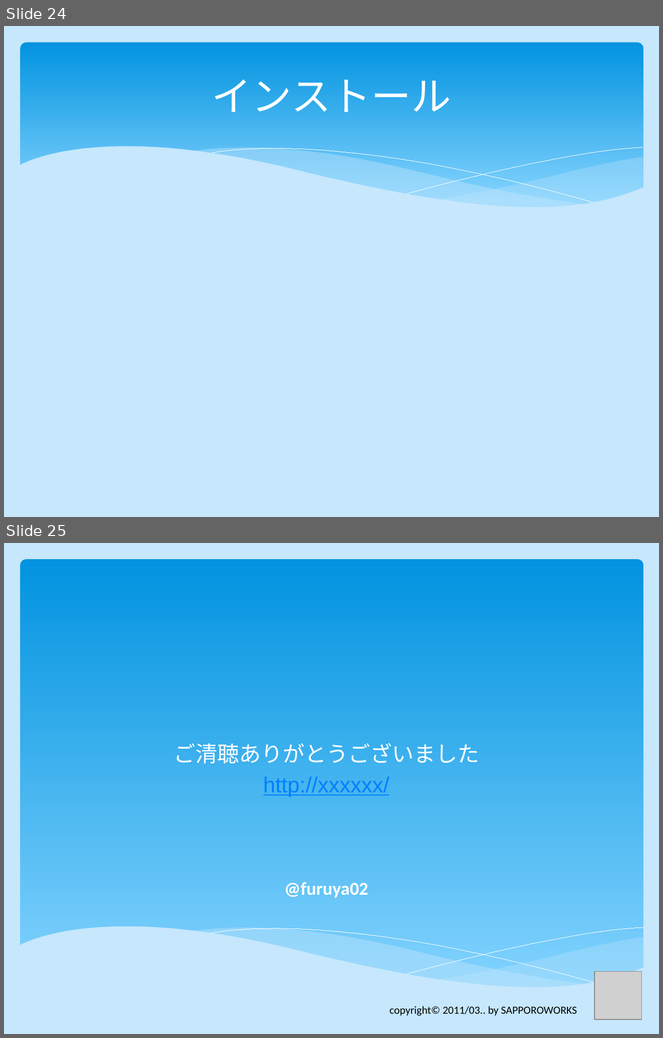
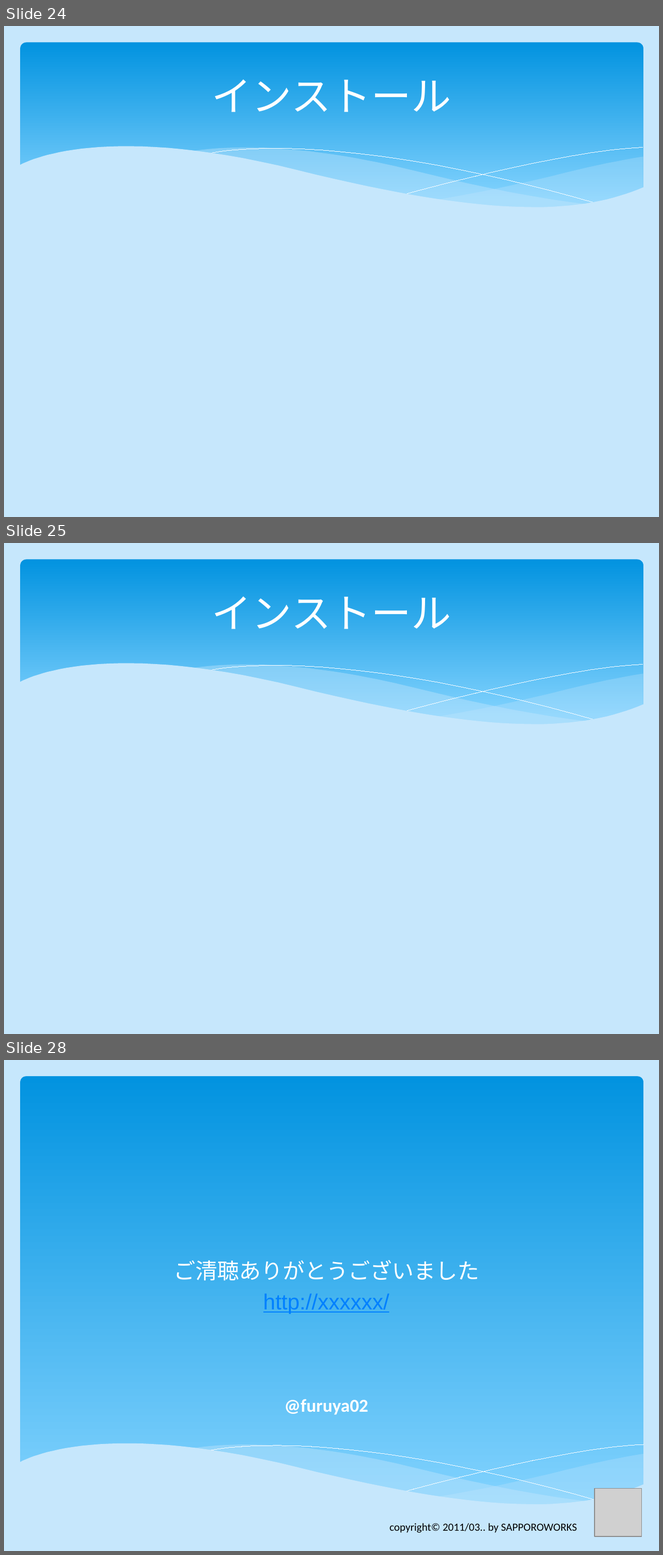
Before and after one commit to spw0022/ldd13, a slide deck: 世界一簡単なgithub入門.pptx. Shown one above the other, each under a label of ours: slides 24 and 25 before the commit, slides 24, 25 and 28 after it; the slides between them are not shown. The pictures are 663x1038 and 663x1555 pixels, drawn with LibreOffice and Linux fonts; fonts in the diff are those of the drawing; grey boxes stand for pictures. Boxes give left, top, right and bottom in pixels: in the first picture for what was removed or moved away, otherwise in the second. Text is boxed around its words. In the diff, an @@ line names an element or a change of style, - is before the commit and + after.

```diff
--- a/世界一簡単なgithub入門.pptx
+++ b/世界一簡単なgithub入門.pptx
@@ slide 25 added at bbox=[4, 543, 659, 1034], background #C6E7FC; not listed: 6 template elements that a slide beside it also shows @@
@@ title added at bbox=[212, 597, 451, 629], 44 pt, text #FFFFFF @@
+インストール
@@ what was slide 25 is now slide 28 @@
```
Also in this commit, not shown: 2 other slides added, 3 other files.
